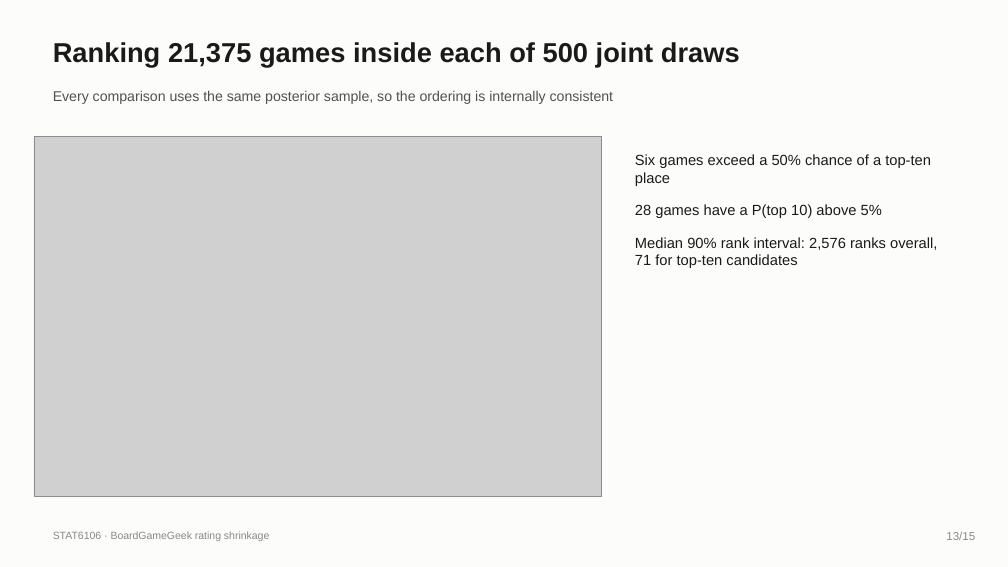
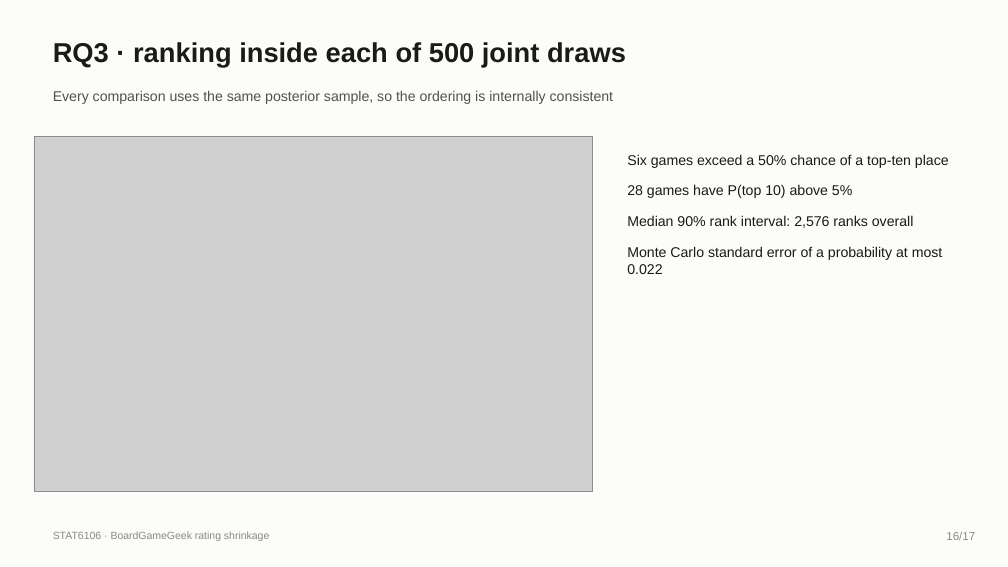
Before and after one commit to iwanttosleeeep/bayesian-boardgame-ratings, a slide deck: slide 16 of slides/Group_deck_draft.pptx (slide 13 before the commit). Drawn at 1008x567 pixels with LibreOffice and Linux fonts; fonts in the diff are those of the drawing; grey boxes stand for pictures. Boxes give left, top, right and bottom in pixels: in the first picture for what was removed or moved away, otherwise in the second. Text is boxed around its words. In the diff, an @@ line names an element or a change of style, - is before the commit and + after.

```diff
--- a/slides/Group_deck_draft.pptx
+++ b/slides/Group_deck_draft.pptx
@@ text at [53, 42, 626, 67]: text changed @@
-Ranking 21,375 games inside each of 500 joint draws
+RQ3 · ranking inside each of 500 joint draws
@@ picture: place and size @@
-picture at [34, 136, 601, 497]
+picture at [34, 136, 593, 492]
@@ text "Six games exceed a 50% ...": place and size @@
-text "Six games exceed a 50% ..." at [635, 154, 937, 268]
+text "Six games exceed a 50% ..." at [627, 154, 949, 274]
@@ text at [627, 154, 949, 168]: size 14 to 13.5 pt in "Six games exceed a 50% chance of ..."; less space between paragraphs @@
@@ text at [627, 184, 943, 274]: text changed; size 14 to 13.5 pt @@
-28 games have a P(top 10) above 5%
-Median 90% rank interval: 2,576 ranks overall, 71 for top-ten candidates
+28 games have P(top 10) above 5%
+Median 90% rank interval: 2,576 ranks overall
+Monte Carlo standard error of a probability at most 0.022
@@ text at [946, 532, 975, 540]: text changed @@
-13/15
+16/17
```
Also in this commit, not shown: 8 other slides changed, 7 slides added, 5 slides removed, 2 other files.
